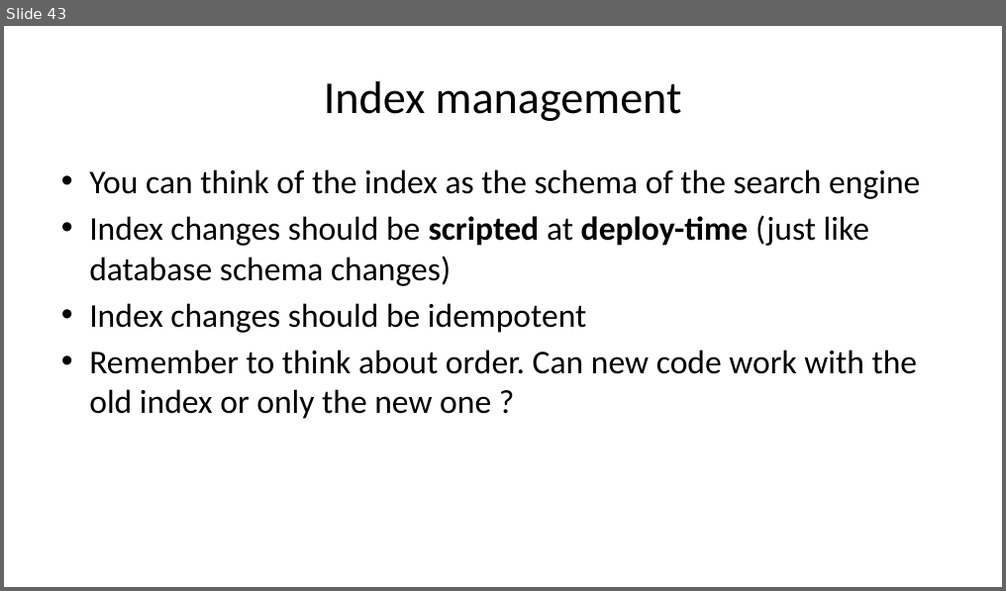
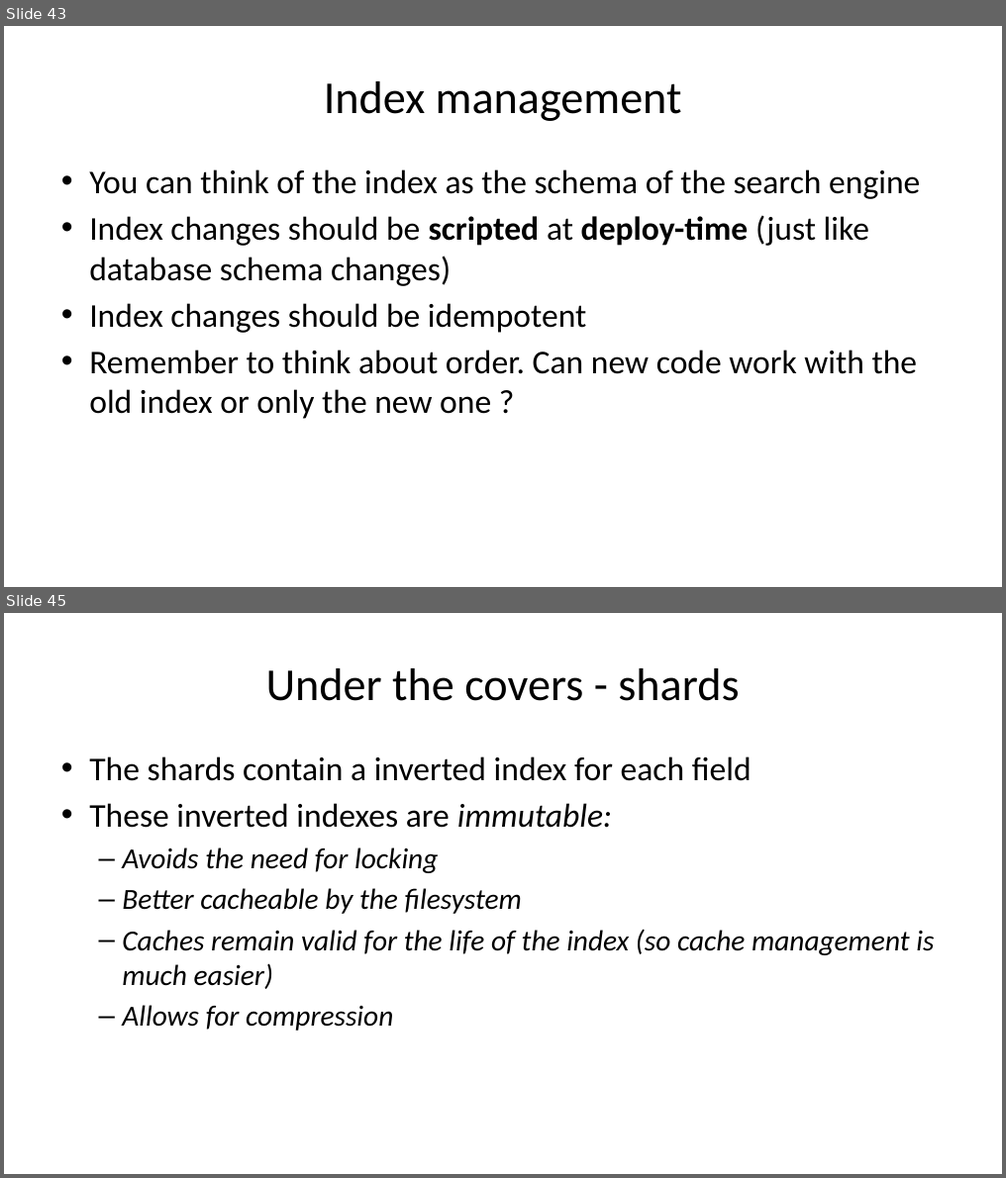
Before and after one commit to driis/ElasticTalk, a slide deck: ElasticSearch Presentation.pptx. Shown one above the other, each under a label of ours: slide 43 before the commit, slides 43 and 45 after it; the slides between them are not shown. The pictures are 1006x591 and 1006x1178 pixels, drawn with LibreOffice and Linux fonts; fonts in the diff are those of the drawing. Boxes give left, top, right and bottom in pixels: in the first picture for what was removed or moved away, otherwise in the second. Text is boxed around its words. In the diff, an @@ line names an element or a change of style, - is before the commit and + after.

```diff
--- a/ElasticSearch Presentation.pptx
+++ b/ElasticSearch Presentation.pptx
@@ slide 45 added at bbox=[4, 613, 1002, 1174], background #FFFFFF @@
@@ title added at bbox=[266, 668, 739, 701], 44 pt, text #000000 @@
+Under the covers - shards
@@ text added at bbox=[89, 757, 934, 1031], 28 pt, text #000000, italic @@
+• The shards contain a inverted index for each field
+• These inverted indexes are immutable:
+  – Avoids the need for locking
+  – Better cacheable by the filesystem
+  – Caches remain valid for the life of the index (so cache management is much easier)
+  – Allows for compression
```
Also in this commit, not shown: 6 slides changed, 31 other slides added, 1 slide removed.
